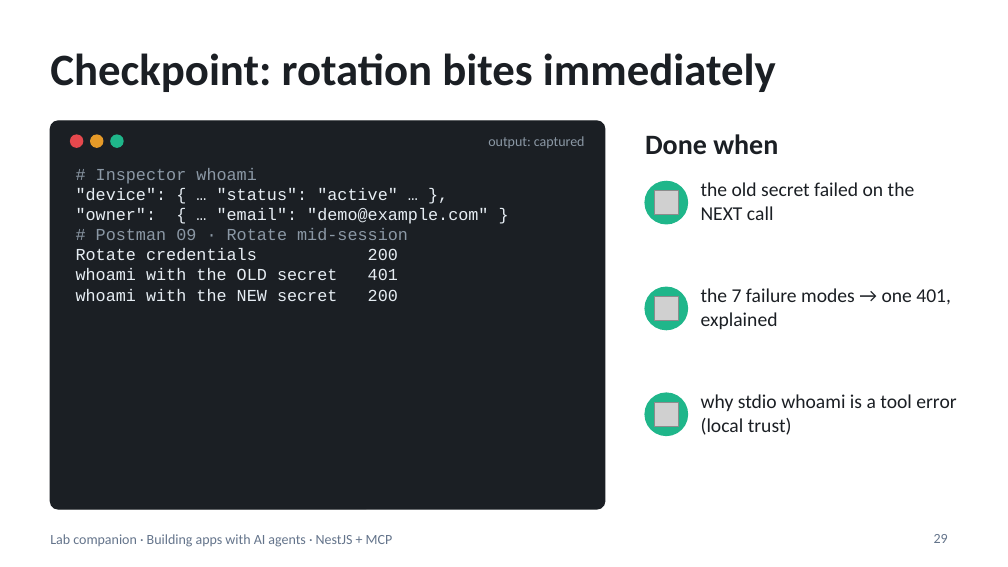
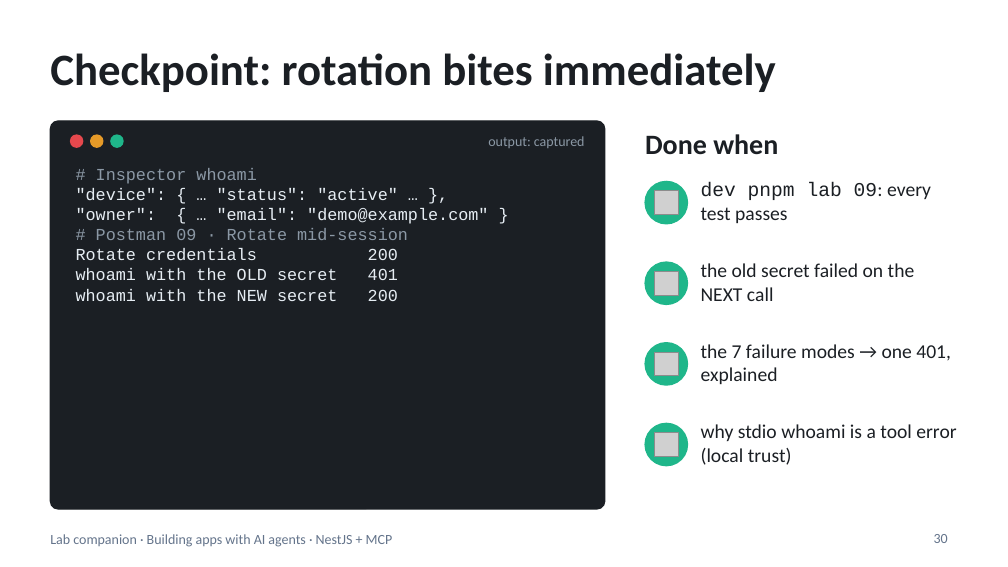
Before and after one commit to blazaga/ai-training-modules, a slide deck: slide 30 of docs/ai-agent-training/slides/lab-companion-lite.pptx (slide 29 before the commit). Drawn at 1008x567 pixels with LibreOffice and Linux fonts; fonts in the diff are those of the drawing; grey boxes stand for pictures. Boxes give left, top, right and bottom in pixels: in the first picture for what was removed or moved away, otherwise in the second. Text is boxed around its words. In the diff, an @@ line names an element or a change of style, - is before the commit and + after.

```diff
--- a/docs/ai-agent-training/slides/lab-companion-lite.pptx
+++ b/docs/ai-agent-training/slides/lab-companion-lite.pptx
@@ text added at (701, 183, 931, 223), 14 pt, text #1B1F24 @@
+dev pnpm lab 09: every test passes
@@ ellipse: place and size @@
-ellipse at (645, 287, 687, 330)
+ellipse at (645, 262, 687, 304)
@@ text "the old secret failed on ...": place and size @@
-text "the old secret failed on ..." at (701, 182, 915, 220)
+text "the old secret failed on ..." at (701, 263, 915, 301)
@@ picture: place and size @@
-picture at (654, 296, 678, 321)
+picture at (654, 271, 678, 295)
@@ ellipse: place and size @@
-ellipse at (645, 393, 687, 435)
+ellipse at (645, 343, 687, 385)
@@ picture: place and size @@
-picture at (654, 402, 678, 426)
+picture at (654, 352, 678, 376)
@@ text "the 7 failure modes → ...": place and size @@
-text "the 7 failure modes → ..." at (701, 288, 951, 329)
+text "the 7 failure modes → ..." at (701, 344, 951, 384)
@@ text "why stdio whoami is a ...": place and size @@
-text "why stdio whoami is a ..." at (701, 394, 956, 435)
+text "why stdio whoami is a ..." at (701, 424, 956, 465)
@@ ellipse added at (645, 423, 687, 466), fill #1FB68A, outline #1FB68A 1 pt @@
@@ picture added at (654, 432, 678, 457) @@
@@ page number at (934, 534, 948, 543): text changed @@
-29
+30
```
Also in this commit, not shown: 12 other slides changed, 1 slide added, 36 other files.
